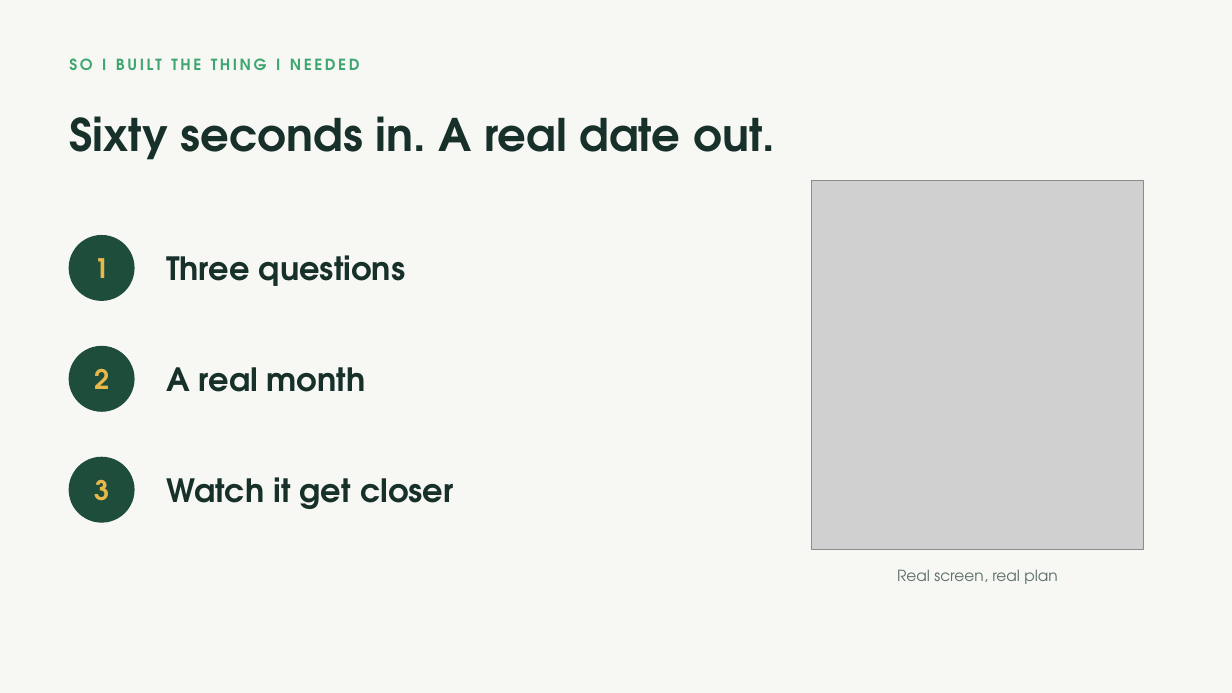
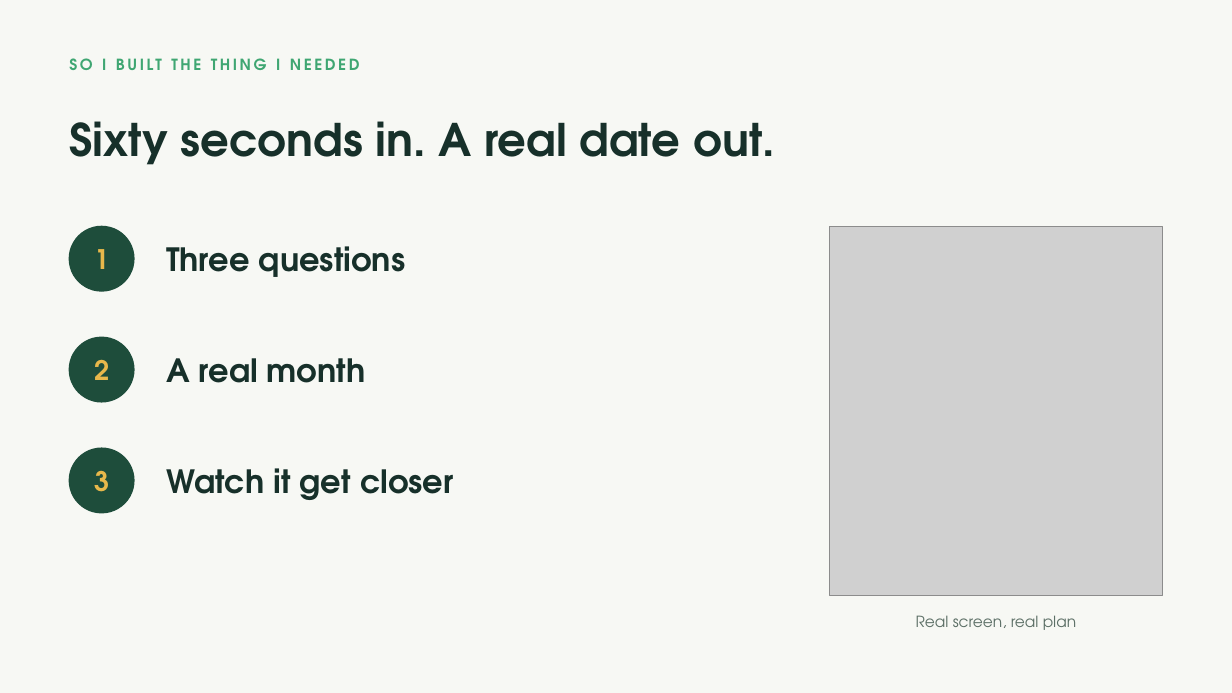
Before and after one commit to jasonmwong603/Claude-Code, a slide deck: slide 5 of apps/keydate/pitch/KeyDate-JCI-Edmonton-CenturyGothic.pptx. Drawn at 1232x693 pixels with LibreOffice and Linux fonts; fonts in the diff are those of the drawing; grey boxes stand for pictures. Boxes give left, top, right and bottom in pixels: in the first picture for what was removed or moved away, otherwise in the second. Text is boxed around its words. In the diff, an @@ line names an element or a change of style, - is before the commit and + after.

```diff
--- a/apps/keydate/pitch/KeyDate-JCI-Edmonton-CenturyGothic.pptx
+++ b/apps/keydate/pitch/KeyDate-JCI-Edmonton-CenturyGothic.pptx
@@ text "Sixty seconds in. A real ..." moved from (x1=69, y1=116, x2=775, y2=160) to (x1=69, y1=121, x2=775, y2=165) @@
@@ picture moved from (x1=811, y1=180, x2=1144, y2=550) to (x1=830, y1=226, x2=1163, y2=596) @@
@@ 6 texts, 3 ellipses moved together from (x1=69, y1=236, x2=453, y2=522) to (x1=69, y1=226, x2=453, y2=513) @@
@@ text "Real screen, real plan" moved from (x1=897, y1=569, x2=1057, y2=584) to (x1=916, y1=615, x2=1076, y2=630) @@
```
Also in this commit, not shown: 9 other slides changed, 5 other files.
